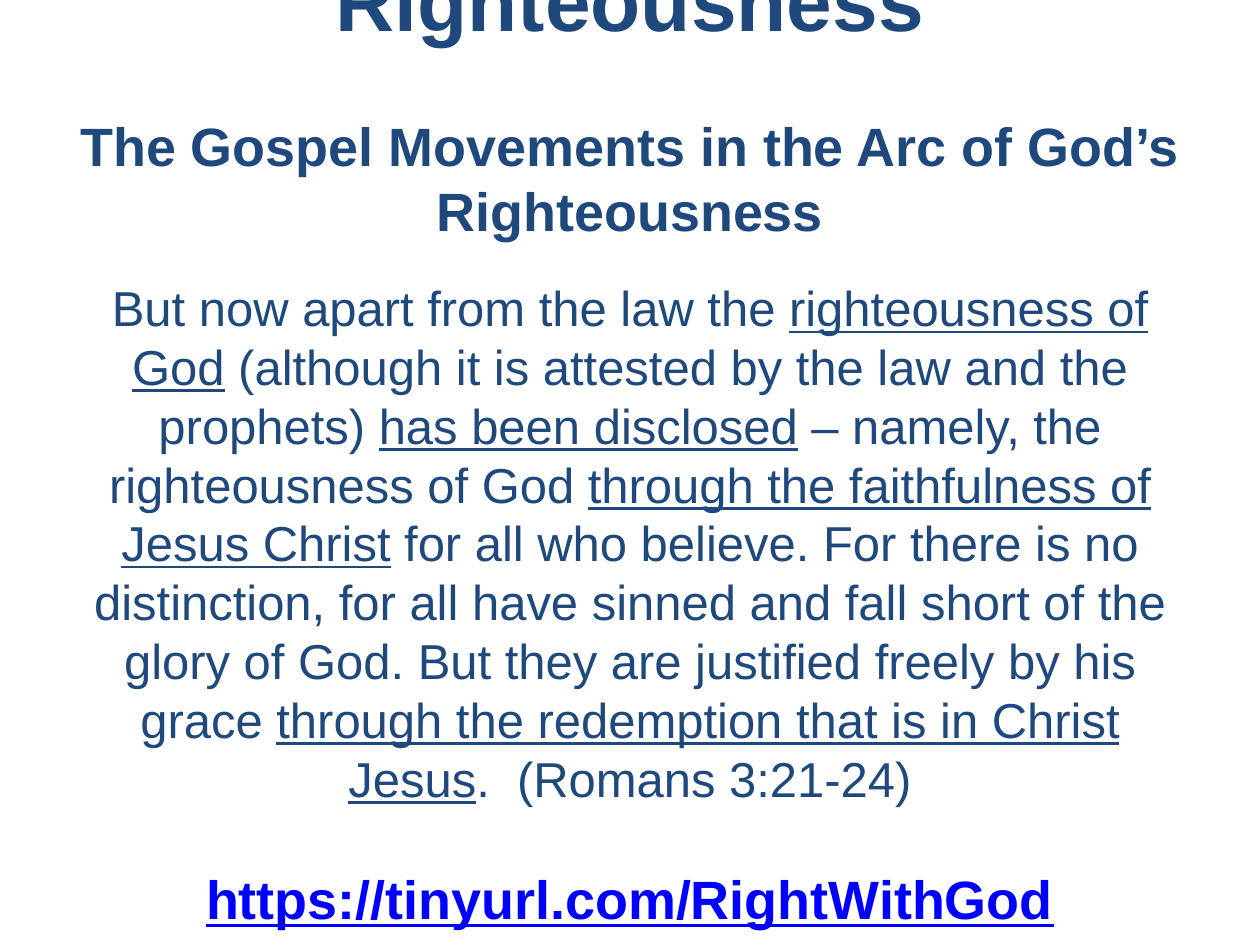
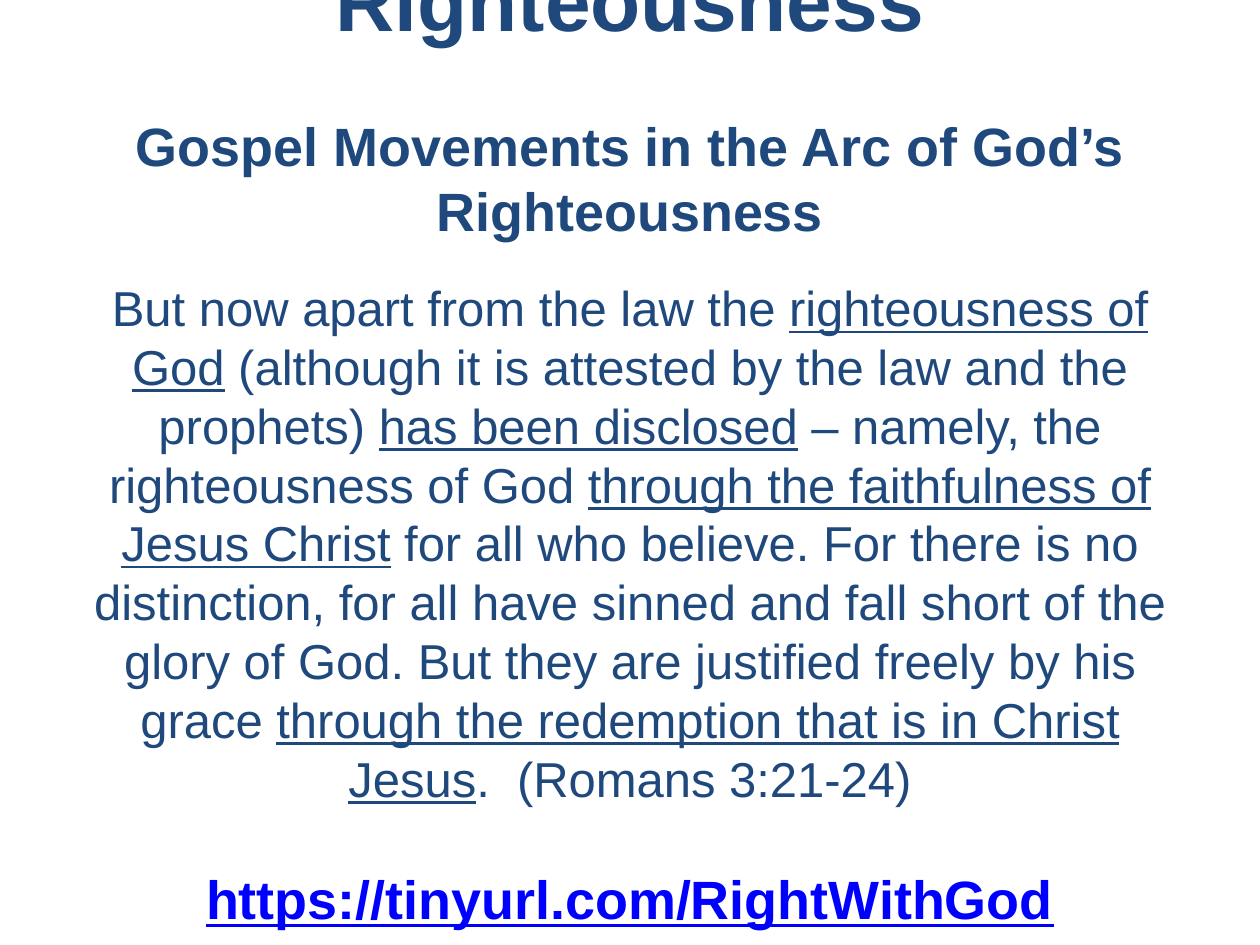
Before and after one commit to UsefulEngines/EvangelismPublic, a slide deck: slide 1 of 2026-Q1/Righteousness9/2026-03-08-Righteous-9.pptx. Drawn at 1260x945 pixels with LibreOffice and Linux fonts; fonts in the diff are those of the drawing. Boxes give left, top, right and bottom in pixels: in the first picture for what was removed or moved away, otherwise in the second. Text is boxed around its words. In the diff, an @@ line names an element or a change of style, - is before the commit and + after.

```diff
--- a/2026-Q1/Righteousness9/2026-03-08-Righteous-9.pptx
+++ b/2026-Q1/Righteousness9/2026-03-08-Righteous-9.pptx
@@ text at (x1=136, y1=127, x2=1123, y2=241): text changed @@
-The Gospel Movements in the Arc of God’s Righteousness
+Gospel Movements in the Arc of God’s Righteousness
```
Also in this commit, not shown: 1 other slide changed, 4 other files.
